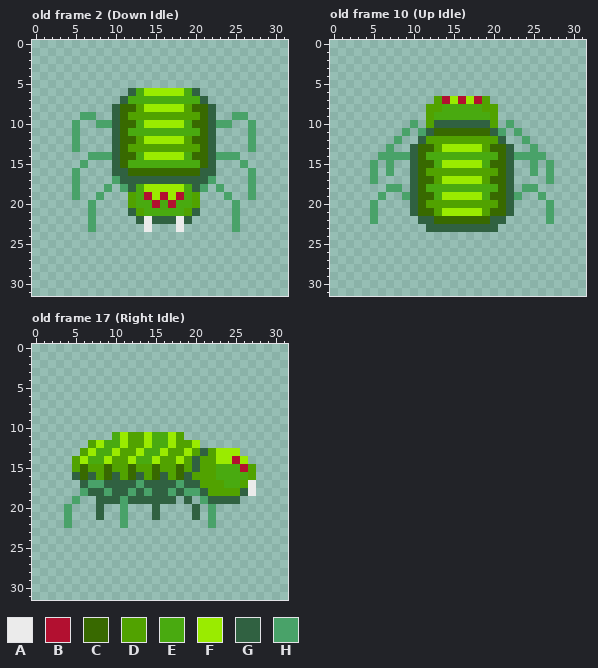
A pixel-art file gets an edit: Assets/Resources/Textures/Alien 1.ase. This is how it looked before the edit.
32x32 pixels, 32 frames. Colours within 5 levels of each other are drawn and written as one. Shown: old frame 2 (Down Idle), old frame 10 (Up Idle), old frame 17 (Right Idle). The commit also changed other frames, which this record leaves out.
Palette (. is transparent): A #ebebeb  B #b21030  C #386900  D #51a200  E #49aa10  F #9aeb00  G #306141  H #49a269
Pixels before, old frame 2 (Down Idle), first column x 5:
 6 .......GEFFFFFEG.......
 7 ......GEEEEEEEEEG......
 8 .....GCCDFFFFFDCCG.....
 9 .HH..GCDDDDDDDDDCG..HH.
10 H..HHGCCEFFFFFECCGHH..H
11 H....GCEEEEEEEEECG....H
12 H....GCCDFFFFFDCCG....H
13 H....GCDDDDDDDDDCG....H
14 ..HHHGCCEFFFFFECCGHHH..
15 .H...GCEEEEEEEEECG...H.
16 H....GGCCCCCCCCCGG....H
17 H....HGGGGGGGGGGGH....H
18 H...H.HGEFFFFFEGH.H...H
19 H..H...DEBFBFBED...H..H
20 ..H....DEEBEBEED....H..
21 ..H....GDEEEEEDG....H..
22 ..H.....GAGGGAG.....H..
23 ..H......A...A......H..
Pixels before, old frame 10 (Up Idle), first column x 5:
 7 ........DBFBFBD........
 8 .......DDEEEEEDD.......
 9 .......DEEEEEEED.......
10 .....H.DGGGGGGGD.H.....
11 ....H.HGCCCCCCCGH.H....
12 ...H..GDDDDDDDDDG..H...
13 ..H..GCCDFFFFFDCCG..H..
14 .HHHHGCEEEEEEEEECGHHHH.
15 H.H..GCCEFFFFFECCG..H.H
16 H.H..GCDDDDDDDDDCG..H.H
17 H....GCCDFFFFFDCCG....H
18 ..HH.GCEEEEEEEEECG.HH..
19 .H..HGCCEFFFFFECCGH..H.
20 H....GCDDDDDDDDDCG....H
21 H....GCCDFFFFFDCCG....H
22 H.....GGCCCCCCCGG.....H
23 .......GGGGGGGGG.......
Pixels before, old frame 17 (Right Idle), first column x 4:
11 ......EFDDFEEFD.........
12 ...DFEEFDDFEEFDDF.......
13 ..DFEEFDDFEEFDDFDGDFFF..
14 .DFEEFDDFEEFDDFDGDDFFBF.
15 .DCDDCDDCDDCDDCDGDDEEEBD
16 .GCGDCGDCGDCGDCGDDDEEEED
17 ..GHHGGGGHGGGGHGGDDDEEDA
18 ..HGGHGGHGHGGHGHHGDDDDGA
19 .H..GGGHGGGGGG.G.HGGGG..
20 H...G..H...G....G.H.....
21 H...G..H...G....G.H.....
22 H......H..........H.....
After:
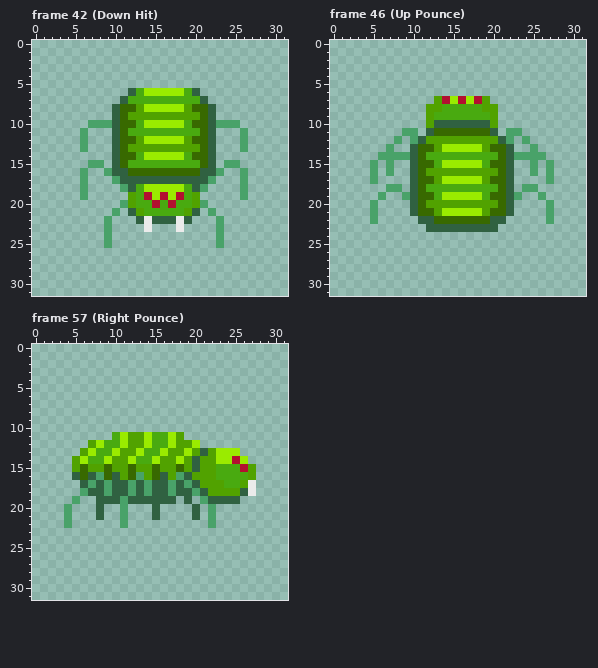
A new or re-ordered frame is compared with the old frame closest to it.
The edit:
frames 32 -> 65
Frame 42 (Down Hit) is new; against old frame 2 (Down Idle):
y 9: x 6..7 HH -> ..; x 25..26 HH -> ..
y 10: x 5 H -> .; x 7 . -> H; x 25 . -> H; x 27 H -> .
y 11..13: x 5..6 H. -> .H; x 26..27 .H -> H.
y 14: x 7..9 HHH -> ...; x 23..25 HHH -> ...
y 15: x 6..8 H.. -> .HH; x 24..26 ..H -> HH.
y 16: x 5..6 H. -> .H; x 9 . -> H; x 23 . -> H; x 26..27 .H -> H.
y 17: x 5..6 H. -> .H; x 26..27 .H -> H.
y 18: x 5..6 H. -> .H; x 9 H -> .; x 23 H -> .; x 26..27 .H -> H.
y 19: x 5..6 H. -> .H; x 8 H -> .; x 24 H -> .; x 26..27 .H -> H.
y 20: x 7 H -> .; x 11 . -> H; x 21 . -> H; x 25 H -> .
y 21: x 7 H -> .; x 10 . -> H; x 22 . -> H; x 25 H -> .
y 22..23: x 7 H -> .; x 9 . -> H; x 23 . -> H; x 25 H -> .
y 24..25: x 9 . -> H; x 23 . -> H
Frame 46 (Up Pounce) is new; against old frame 10 (Up Idle):
y 10: x 10 H -> .; x 22 H -> .
y 11: x 10..11 .H -> H.; x 21..22 H. -> .H
y 12: x 10 . -> H; x 22 . -> H
Frame 57 (Right Pounce) is new; against old frame 17 (Right Idle):
y 16: x 8 D -> H; x 13 G -> H; x 18 C -> H
y 17: x 8..9 HG -> GH; x 12..14 GHG -> HGH; x 17..19 GHG -> HGH
y 18: x 19 H -> G
Changed places in both pictures, as pixel boxes (x1, y1, x2, y2):
changed: (72, 112, 128, 248)
changed: (200, 112, 256, 248)
changed: (410, 120, 426, 144)
changed: (498, 120, 514, 144)
changed: (96, 472, 192, 496)
